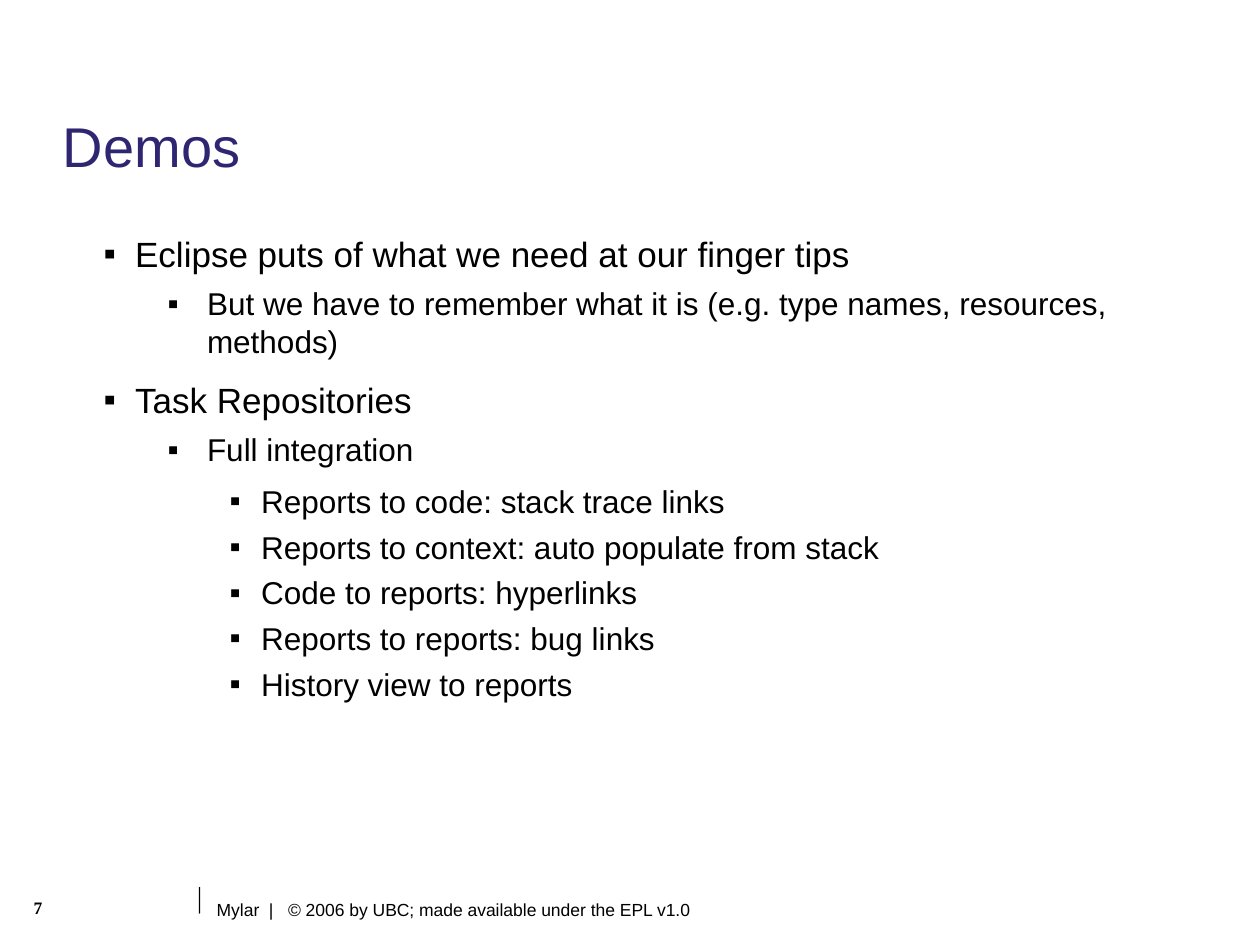
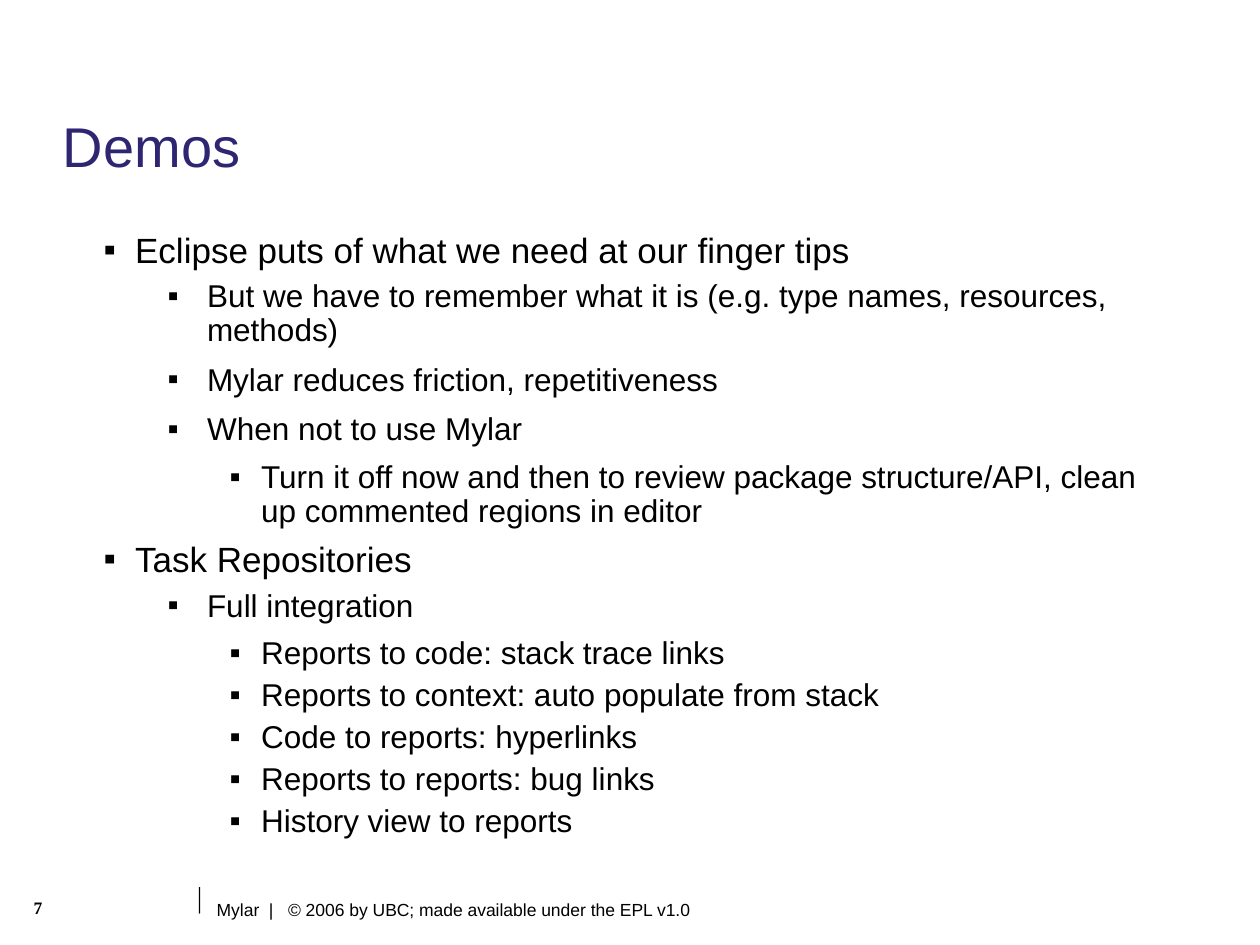
Before and after one commit to eclipse-mylyn/mylyn-website, a slide deck: slide 7 of publications/2006-03-mylar-eclipsecon.ppt. Drawn at 1260x945 pixels with LibreOffice and Linux fonts; fonts in the diff are those of the drawing; background and template pictures are left out. Boxes give left, top, right and bottom in pixels: in the first picture for what was removed or moved away, otherwise in the second. Text is boxed around its words. In the diff, an @@ line names an element or a change of style, - is before the commit and + after.

```diff
--- a/publications/2006-03-mylar-eclipsecon.ppt
+++ b/publications/2006-03-mylar-eclipsecon.ppt
@@ text at [135,237,1106,838]: line spacing 1.3 to 1.2; line spacing 1 to 0.9 @@
@@ text at [207,368,1136,528]: paragraphs added @@
+  ▪ Mylar reduces friction, repetitiveness
+  ▪ When not to use Mylar
+    ▪ Turn it off now and then to review package structure/API, clean up commented regions in editor
```
Also in this commit, not shown: 5 other files.
